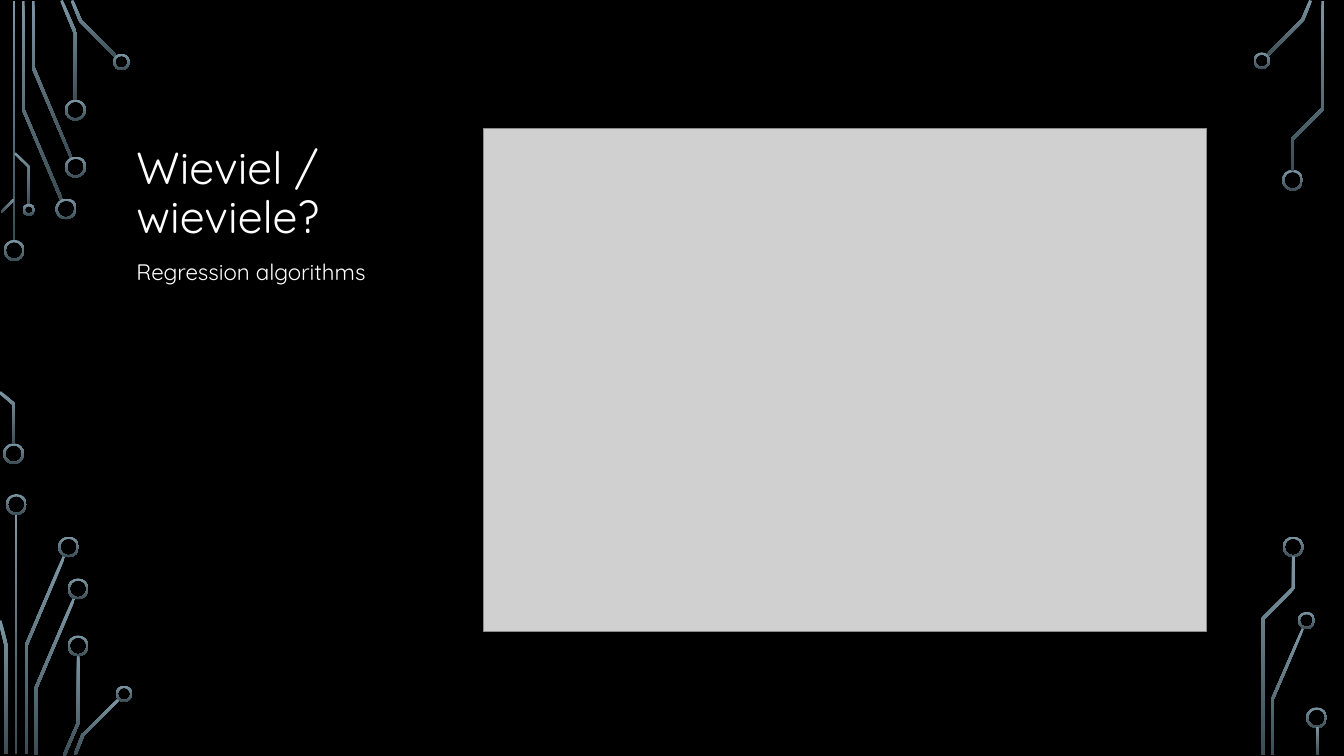
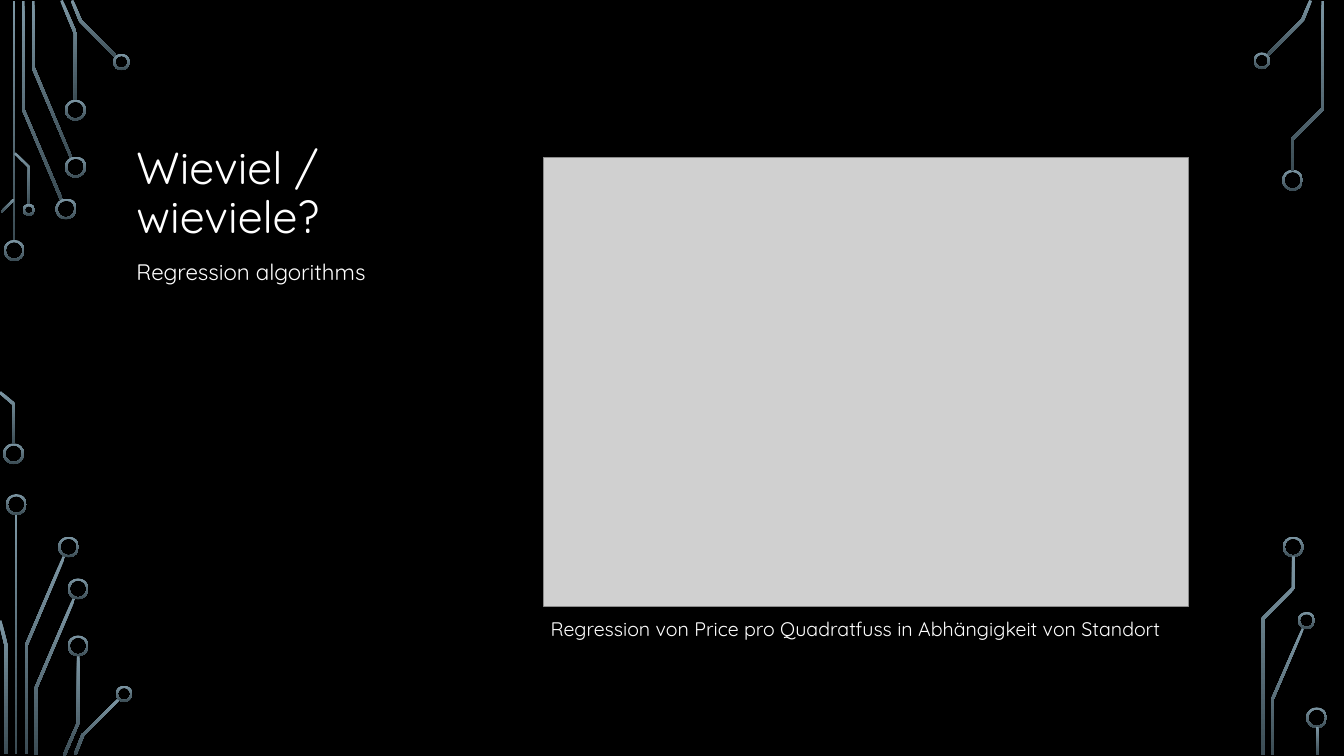
Before and after one commit to hacpro/introduction-machine-learning, a slide deck: slide 38 of presentation.pptx. Drawn at 1344x756 pixels with LibreOffice and Linux fonts; fonts in the diff are those of the drawing; grey boxes stand for pictures; background and template pictures are left out. Boxes give left, top, right and bottom in pixels: in the first picture for what was removed or moved away, otherwise in the second. Text is boxed around its words. In the diff, an @@ line names an element or a change of style, - is before the commit and + after.

```diff
--- a/presentation.pptx
+++ b/presentation.pptx
@@ picture: place and size @@
-picture at bbox=[483, 128, 1207, 631]
+picture at bbox=[543, 157, 1189, 606]
@@ text added at bbox=[551, 621, 1160, 640], 14 pt, text #FFFFFF @@
+Regression von Price pro Quadratfuss in Abhängigkeit von Standort
```
Also in this commit, not shown: 4 other slides changed, 2 slides added, 7 other files.
